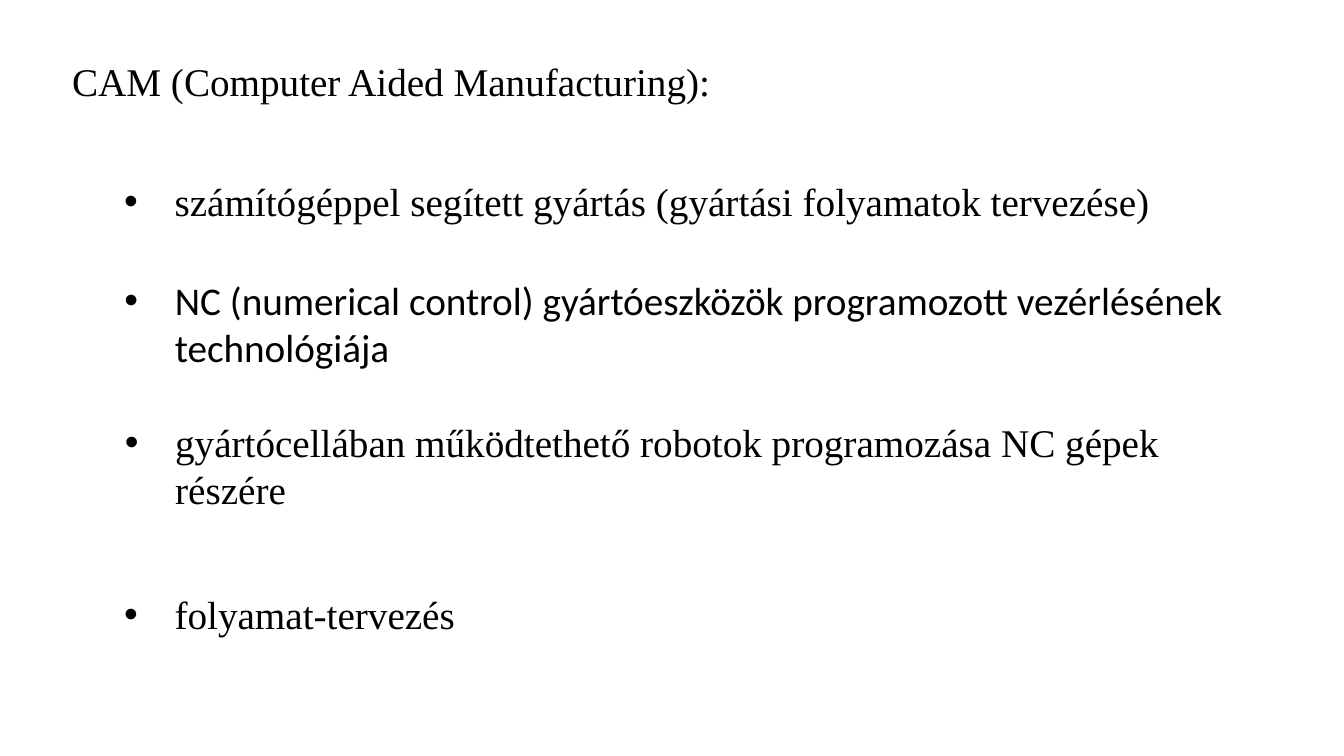
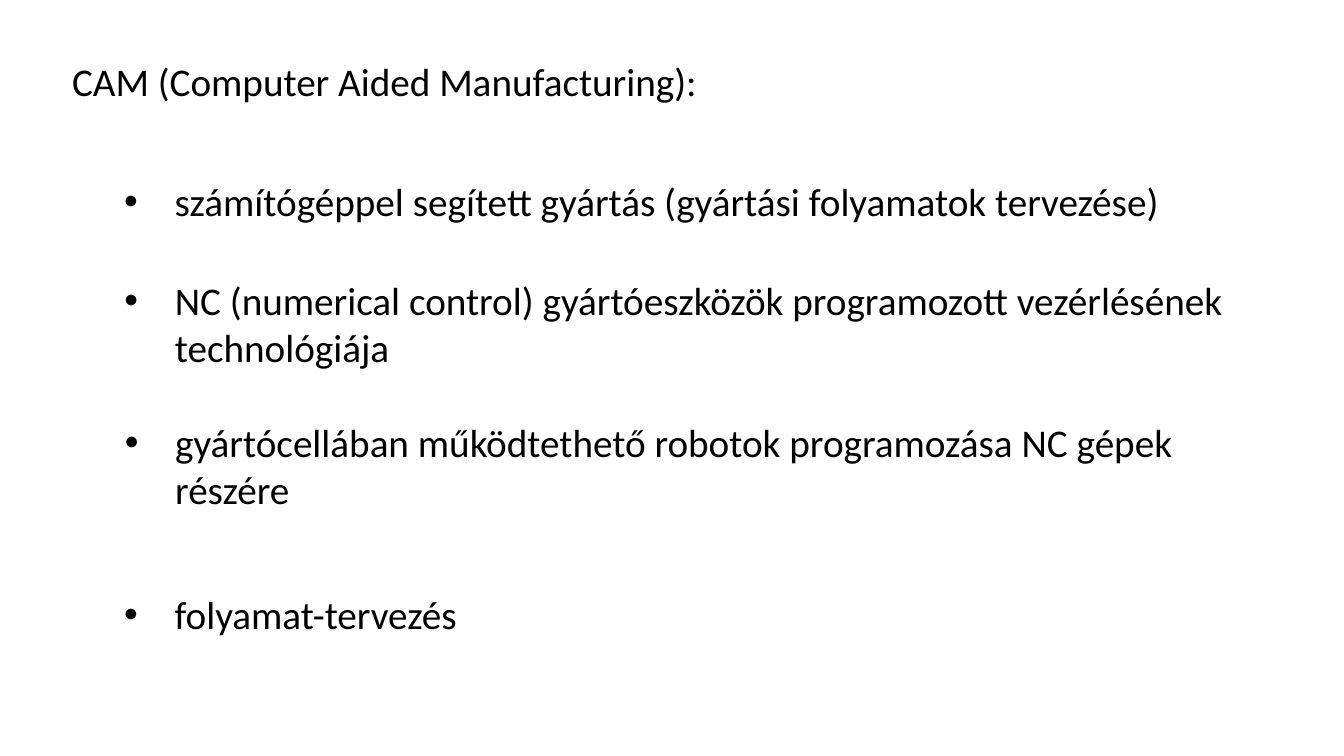
Before and after one commit to RCsSto/cad-cam-szunetment, a slide deck: slide 4 of CADCAM.pptx. Drawn at 1344x756 pixels with LibreOffice and Linux fonts; fonts in the diff are those of the drawing. Boxes give left, top, right and bottom in pixels: in the first picture for what was removed or moved away, otherwise in the second. Text is boxed around its words. In the diff, an @@ line names an element or a change of style, - is before the commit and + after.

```diff
--- a/CADCAM.pptx
+++ b/CADCAM.pptx
@@ font Times New Roman to Calibri in 4 elements at (72,67,696,103), (175,187,1158,223), (175,429,1172,505), (175,601,457,636) @@
```
Also in this commit, not shown: 3 other slides changed, 2 slides added, 1 slide removed.
